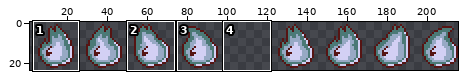
Two versions of one sprite sheet, assets/graphics/Animation/Sheets/Enemies/Enemy_2_(Indestructible)/Movement_right-Sheet.png. Above, an overview of the earlier version with the close-up marked.
Close-up. Earlier state:
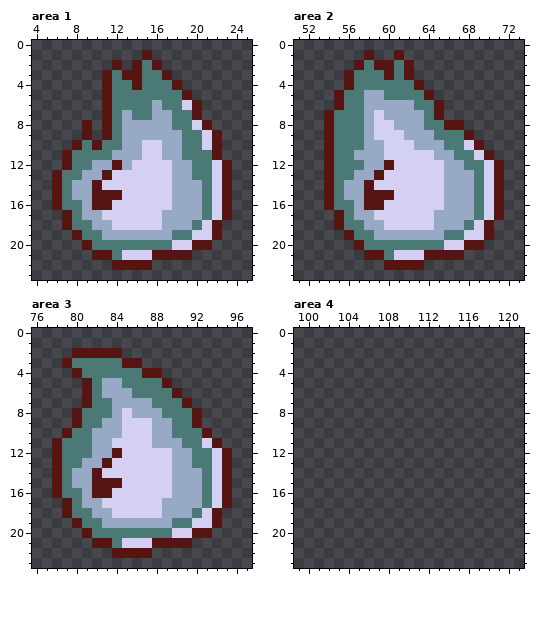
The file is 216x24 pixels. Shown: area 1: x 4..25, y 0..23; area 2: x 51..73, y 0..23; area 3: x 76..97, y 0..23; area 4: x 99..121, y 0..23. The old version is drawn lined up with the new one. The wide view leaves out empty margins. The commit also changed other parts of the picture, which this record leaves out.
New version:
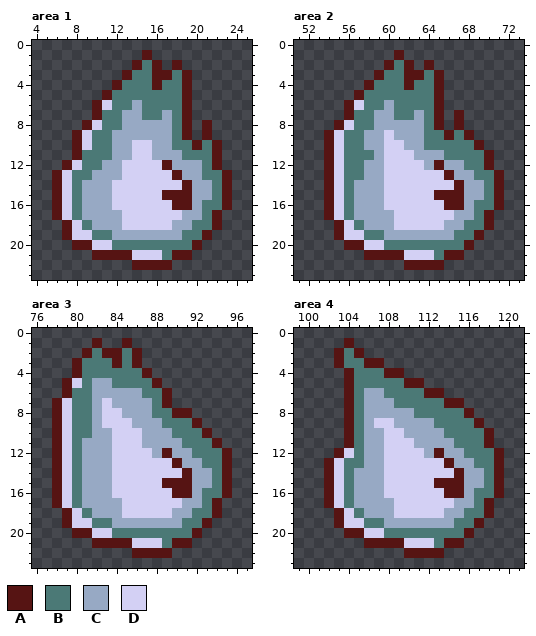
Palette (. is transparent): A #561413  B #4b7976  C #97a9c4  D #d3d0f4
Difference:
drawings rearranged on the sheet (the old picture shows each at its new place; 1 dropped ones are not shown)
--- area 1
@@ x 4..25 @@
  1 ...........A..........
- 2 ........A.ABA.........
- 3 .......ABAABBA........
- 4 .......ABBABBBA.......
+ 2 ..........ABA.A.......
+ 3 .........ABBAABA......
+ 4 ........ABBBABBA......
  5 .......ABBBBBBBA......
- 6 .......ABBBBCBBDA.....
- 7 .......ABCBBCCBBA.....
- 8 .....A.ABCCCCCBBDA....
- 9 .....A.ABCCCCCCBBDA...
-10 ....ABABBCCDDCCBBDA...
-11 ...ABBBBCCCDDCCBBBA...
-12 ...ABBCCACDDDDCCBBDA..
-13 ..ABBCCADDDDDDCCBBDA..
-14 ..ABCCADDDDDDDCCCBDA..
-15 ..ABCCAAADDDDDCCCBDA..
-16 ..ABBCAADDDDDDCCCBDA..
-17 ...ABCCDDDDDDCCCCBDA..
-18 ...ABBCCDDDDDCCCBDA...
-19 ....ABBCCCCCCCBBDDA...
-20 .....ABBBBBBBBDDAA....
-21 ......AABDDDAAAA......
-22 ........AAAA..........
+ 6 ......ADBBCBBBBA......
+ 7 ......ABBCCBBCBA......
+ 8 .....ADBBCCCCCBA.A....
+ 9 ....ADBBCCCCCCBA.A....
+10 ....ADBBCCDDCCBBABA...
+11 ....ABBBCCDDCCCBBBA...
+12 ...ADBBCCDDDDACCCBA...
+13 ..ADBBCCCDDDDDACCBBA..
+14 ..ADBCCCDDDDDDDACCBA..
+15 ..ADBCCCDDDDDAAACCBA..
+16 ..ADBCCCDDDDDDAACBBA..
+17 ..ADBCCCCDDDDDDCCBA...
+18 ...ADBCCCDDDDDCCBBA...
+19 ...ADDBBCCCCCCCBBA....
+20 ....AADDBBBBBBBBA.....
+21 ......AAAADDDBAA......
+22 ..........AAAA........
 23 ......................
--- area 2
@@ x 51..73 @@
  0 .......................
- 1 .......A..A............
- 2 ......ABAABA...........
- 3 .....ABBBABA...........
- 4 .....ABBBBBBA..........
- 5 ....ABBCCBBBBA.........
- 6 ....ABBCCCCCBBA........
- 7 ...ABBBCDCCCCBA........
- 8 ...ABBBCDDCCCBBAA......
- 9 ...ABBBCDDDCCCBBBA.....
-10 ...ABBBCCDDDCCCBBDA....
-11 ...ABBCCCDDDDDCCBBDA...
-12 ...ABBBCCADDDDDCCBBDA..
-13 ...ABBCCADDDDDDCCCBDA..
-14 ...ABCCADDDDDDDCCCBDA..
-15 ...ABCCAAADDDDDCCCBDA..
-16 ...ABBCAADDDDDDCCCBDA..
-17 ....ABCCDDDDDDCCCCBDA..
-18 ....ABBCCDDDDDCCCBDA...
-19 .....ABBCCCCCCCBBDDA...
-20 ......ABBBBBBBBDDAA....
-21 .......AABDDDAAAA......
-22 .........AAAA..........
+ 1 ..........A............
+ 2 .........ABA.A.........
+ 3 ........ABBAABA........
+ 4 .......ABBBABBA........
+ 5 ......ABBBBBBBA........
+ 6 .....ADBBCBBBBA........
+ 7 .....ABBCCBBCBA.A......
+ 8 ....ADBBCCCCCBA.A......
+ 9 ...ADBBCCDCCCBBABA.....
+10 ...ADBBCCDDCCBBBBBA....
+11 ...ADBBBCDDDCCCBBBBA...
+12 ...ADBBCCDDDDCACCBBA...
+13 ...ADBBCCDDDDDDACCBBA..
+14 ...ADBCCCDDDDDDDACCBA..
+15 ...ADBCCCDDDDDAAACCBA..
+16 ...ADBCCCDDDDDDAACBBA..
+17 ...ADBCCCCDDDDDDCCBA...
+18 ....ADBCCCDDDDDCCBBA...
+19 ....ADDBBCCCCCCCBBA....
+20 .....AADDBBBBBBBBA.....
+21 .......AAAADDDBAA......
+22 ...........AAAA........
 23 .......................
--- area 3
@@ x 76..97 @@
  0 ......................
- 1 ......................
- 2 ....AAAAA.............
- 3 ...ABBBBBAA...........
- 4 ....ABBBBBBAA.........
- 5 .....ABCCBBBBA........
- 6 .....ABCCCBBBBA.......
- 7 .....ABBCCCCBBBA......
- 8 ....ABBBCDCCCBBBA.....
- 9 ....ABBCCDDDCCBBA.....
-10 ...ABBCCCDDDCCBBBA....
-11 ..ABBBCCDDDDCCCBBDA...
-12 ..ABBBCCADDDDDCCBBDA..
-13 ..ABBCCADDDDDDCCBBDA..
-14 ..ABCCADDDDDDDCCCBDA..
-15 ..ABCCAAADDDDDCCCBDA..
-16 ..ABBCAADDDDDDCCCBDA..
-17 ...ABCCDDDDDDCCCCBDA..
-18 ...ABBCCDDDDDCCCBDA...
-19 ....ABBCCCCCCCBBDDA...
-20 .....ABBBBBBBBDDAA....
-21 ......AABDDDAAAA......
-22 ........AAAA..........
+ 1 ......A..A............
+ 2 .....ABAABA...........
+ 3 ....ABBBABA...........
+ 4 ....ABBBBBBA..........
+ 5 ...ADBCCBBBBA.........
+ 6 ...ABBCCCCCBBA........
+ 7 ..ADBBCDCCCCBA........
+ 8 ..ADBBCDDCCCBBAA......
+ 9 ..ADBBCDDDCCCBBBA.....
+10 ..ADBBCCDDDCCCBBBA....
+11 ..ADBCCCDDDCCCCBBBA...
+12 ..ADBCCCDDDDCACCBBBA..
+13 ..ADBCCCDDDDDDACCBBA..
+14 ..ADBCCCDDDDDDDACCBA..
+15 ..ADBCCCDDDDDAAACCBA..
+16 ..ADBCCCDDDDDDAACBBA..
+17 ..ADBCCCCDDDDDDCCBA...
+18 ...ADBCCCDDDDDCCBBA...
+19 ...ADDBBCCCCCCCBBA....
+20 ....AADDBBBBBBBBA.....
+21 ......AAAADDDBAA......
+22 ..........AAAA........
 23 ......................
--- area 4
@@ x 99..121 @@
  0 .......................
- 1 .......................
- 2 .......................
- 3 .......................
- 4 .......................
- 5 .......................
- 6 .......................
- 7 .......................
- 8 .......................
- 9 .......................
-10 .......................
-11 .......................
-12 .......................
-13 .......................
-14 .......................
-15 .......................
-16 .......................
-17 .......................
-18 .......................
-19 .......................
-20 .......................
-21 .......................
-22 .......................
+ 1 .....A.................
+ 2 ....ABA................
+ 3 ....ABBAA..............
+ 4 .....ABBBAA............
+ 5 .....ABBBBBAA..........
+ 6 .....ABCCBBBBAA........
+ 7 .....ABCCCBBBBBAA......
+ 8 .....ABCCCCCBBBBBA.....
+ 9 .....ABCDDCCCCBBBBA....
+10 .....ABCCDDCCCCBBBBA...
+11 .....ABCCDDDCCCCBBBA...
+12 ....ADBCCDDDDCACCBBBA..
+13 ...ADBBCCDDDDDDACCBBA..
+14 ...ADBCCCDDDDDDDACCBA..
+15 ...ADBCCCDDDDDAAACCBA..
+16 ...ADBCCCDDDDDDAACBBA..
+17 ...ADBCCCCDDDDDDCCBA...
+18 ....ADBCCCDDDDDCCBBA...
+19 ....ADDBBCCCCCCCBBA....
+20 .....AADDBBBBBBBBA.....
+21 .......AAAADDDBAA......
+22 ...........AAAA........
 23 .......................
